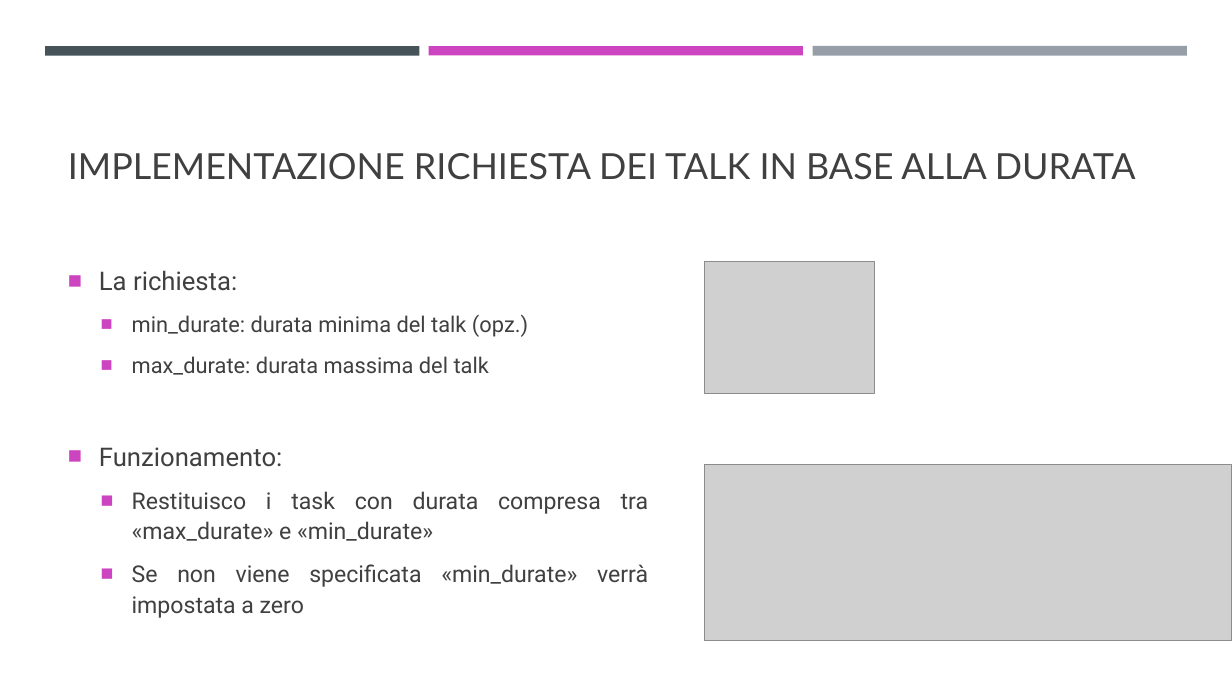
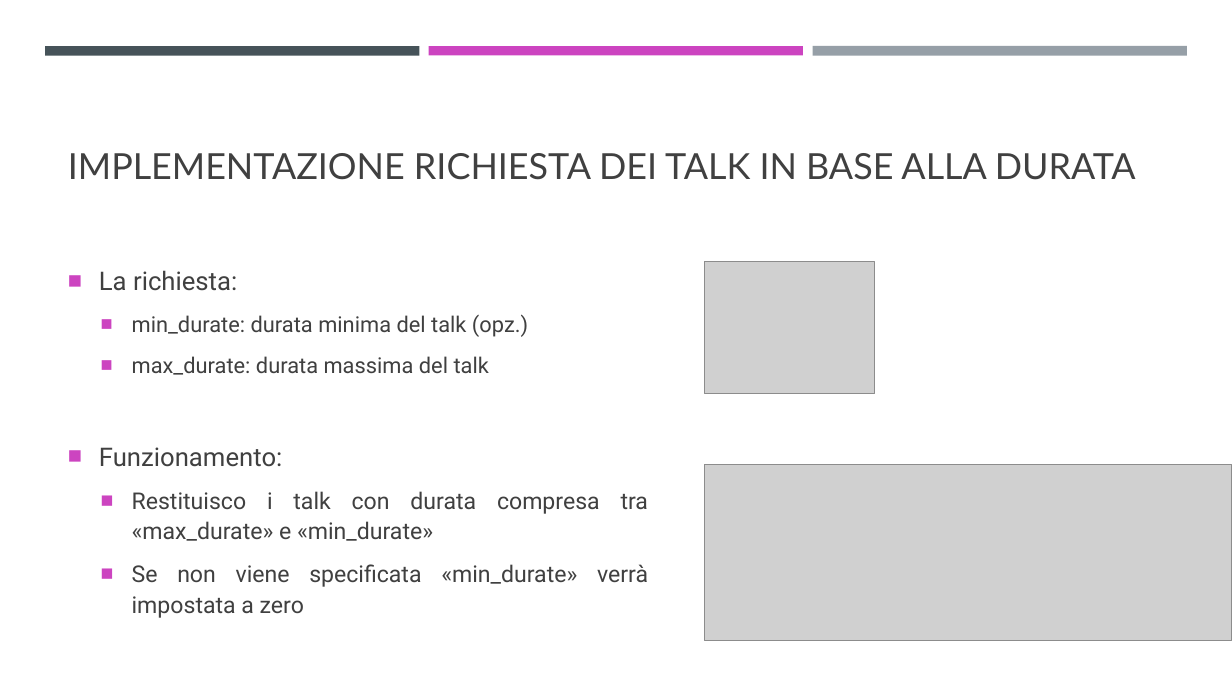
Before and after one commit to FilippoBordogna/TCM-Barcella-Bordogna-Cassina-More, a slide deck: slide 4 of Materiale/Presentazioni/PPOINT/Presentazione3.pptx. Drawn at 1232x693 pixels with LibreOffice and Linux fonts; fonts in the diff are those of the drawing; grey boxes stand for pictures. Boxes give left, top, right and bottom in pixels: in the first picture for what was removed or moved away, otherwise in the second. Text is boxed around its words. In the diff, an @@ line names an element or a change of style, - is before the commit and + after.

```diff
--- a/Materiale/Presentazioni/PPOINT/Presentazione3.pptx
+++ b/Materiale/Presentazioni/PPOINT/Presentazione3.pptx
@@ text at <box>132,491,648,541</box>: text changed @@
-  ■ Restituisco i task con durata compresa tra «max_durate» e «min_durate»
+  ■ Restituisco i talk con durata compresa tra «max_durate» e «min_durate»
```
Also in this commit, not shown: 1 other slide changed, 2 other files.
